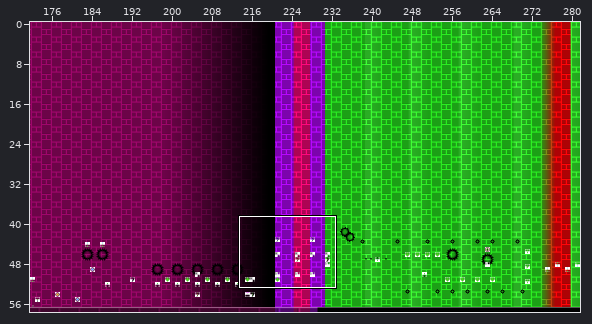
An edit to a level. Tiled map, levels/chr_data/tmx/theoryofeverything.tmx. The first picture is a wide view before the edit; the outline marks the close-up.
Close-up. Old version:
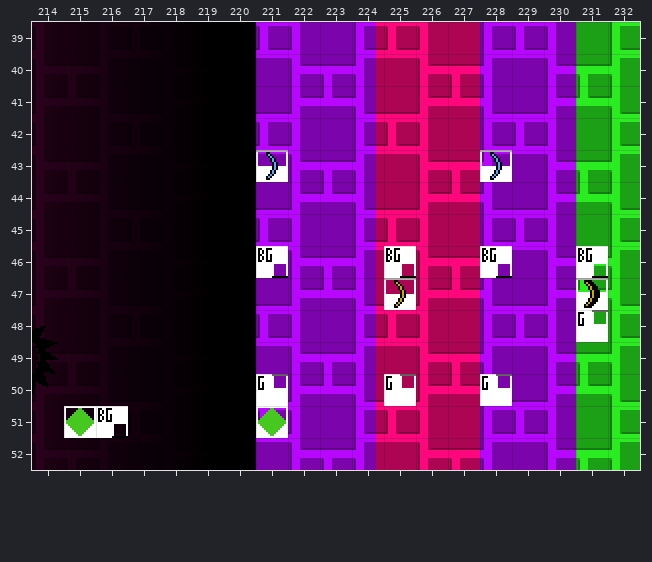
Cells are 16x16 px. Shown: x 214..232, y 39..52. The commit also changed other parts of the map, which this record leaves out. Not drawn, because the pictures are missing: unchanged layers "Layer 2", "Layer 3".
The same view after the edit:
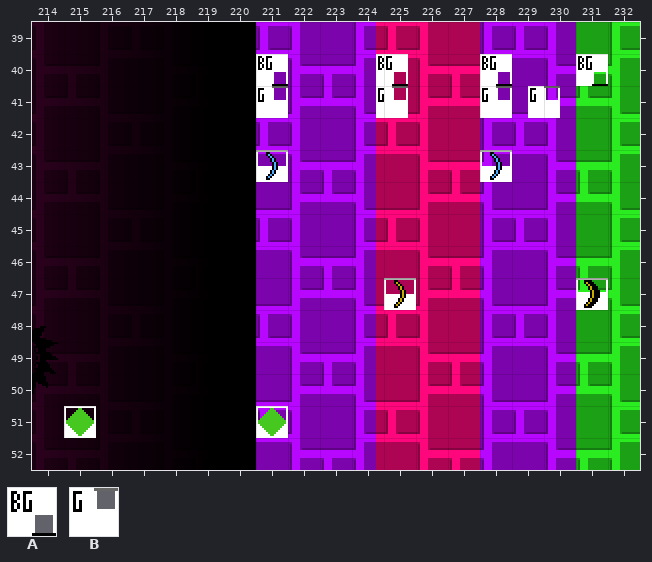
Key: from "sprites": A 256 "BG colour trigger", B 257 "Ground colour trigger".
Objects are placed by their top-left corner, in cells (3,4 is the top-left corner of cell 3,4); size is 1x1 cell unless given.
Edits made:
Layer "SP":
added: A "BG colour trigger" at 221,40
added: A "BG colour trigger" at 224.8,40
added: A "BG colour trigger" at 228,40
added: A "BG colour trigger" at 231,40
added: B "Ground colour trigger" at 221,41
added: B "Ground colour trigger" at 224.8,41
added: B "Ground colour trigger" at 228,41
added: B "Ground colour trigger" at 229.5,41
removed: A "BG colour trigger" at 221,46
removed: A "BG colour trigger" at 225,46
removed: A "BG colour trigger" at 228,46
removed: A "BG colour trigger" at 231,46
removed: B "Ground colour trigger" at 231,48
removed: B "Ground colour trigger" at 221,50
removed: B "Ground colour trigger" at 225,50
removed: B "Ground colour trigger" at 228,50
removed: A "BG colour trigger" at 216,51
